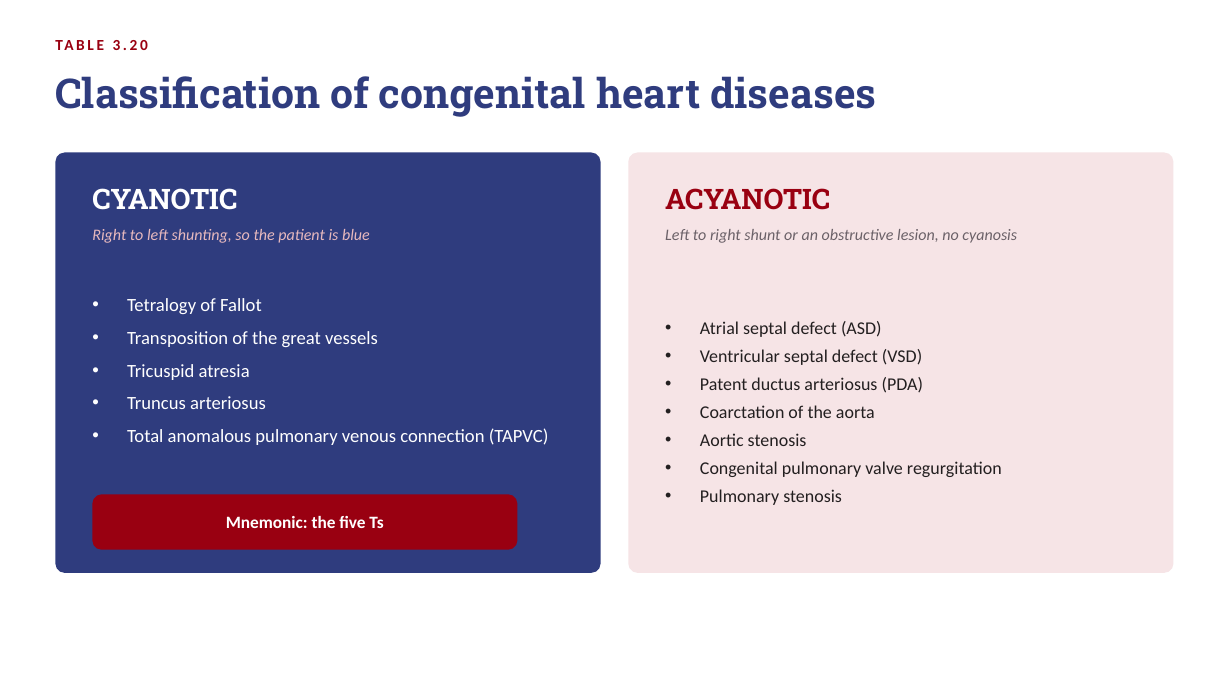
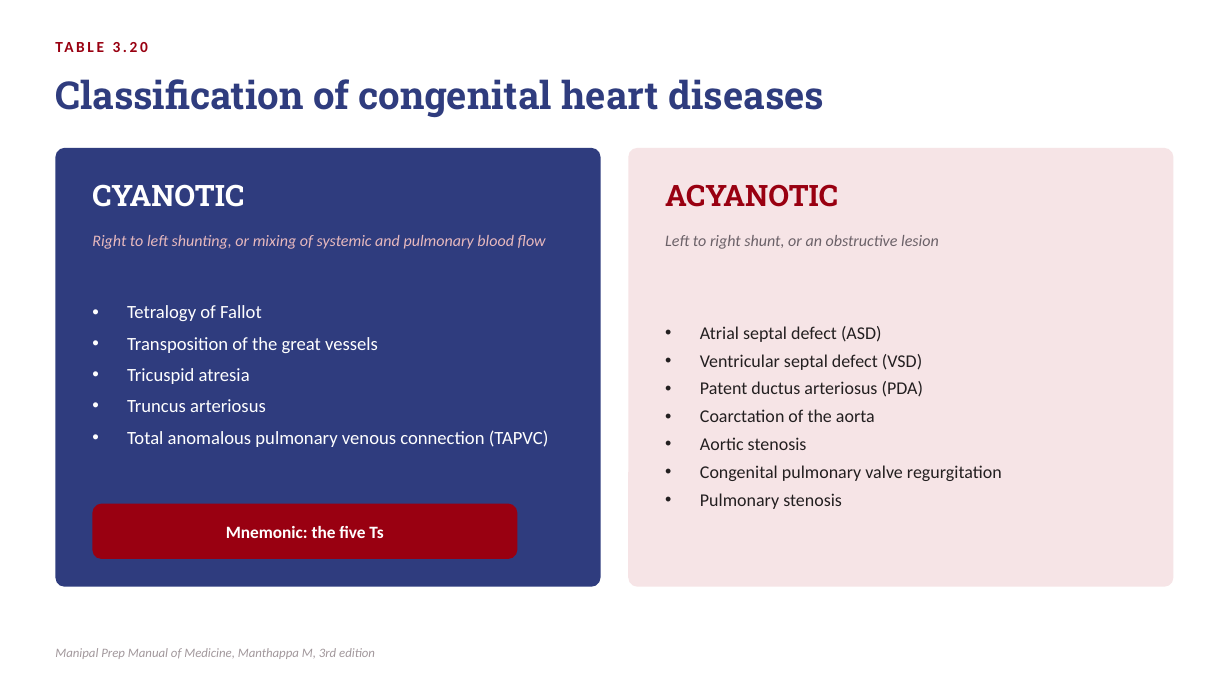
Before and after one commit to highhsenberg/highhsenberg, a slide deck: slide 6 of deck/Congenital-Heart-Disease-in-Adults.pptx (slide 7 before the commit). Drawn at 1232x693 pixels with LibreOffice and Linux fonts; fonts in the diff are those of the drawing. Boxes give left, top, right and bottom in pixels: in the first picture for what was removed or moved away, otherwise in the second. Text is boxed around its words. In the diff, an @@ line names an element or a change of style, - is before the commit and + after.

```diff
--- a/deck/Congenital-Heart-Disease-in-Adults.pptx
+++ b/deck/Congenital-Heart-Disease-in-Adults.pptx
@@ text "Classification of congenital heart diseases" at bbox=[55, 79, 825, 118]: size 32 to 30 pt @@
@@ rounded rectangle: place and size @@
-rounded rectangle at bbox=[55, 152, 601, 573]
+rounded rectangle at bbox=[55, 148, 601, 587]
@@ rounded rectangle at bbox=[55, 148, 601, 587]: proportions changed @@
@@ rounded rectangle at bbox=[628, 148, 1174, 587]: proportions changed @@
@@ rounded rectangle: place and size @@
-rounded rectangle at bbox=[628, 152, 1174, 573]
+rounded rectangle at bbox=[628, 148, 1174, 587]
@@ text "CYANOTIC" at bbox=[92, 184, 244, 207]: size 22 to 23 pt @@
@@ text "ACYANOTIC" at bbox=[665, 184, 838, 207]: size 22 to 23 pt @@
@@ text at bbox=[92, 235, 546, 249]: text changed @@
-Right to left shunting, so the patient is blue
+Right to left shunting, or mixing of systemic and pulmonary blood flow
@@ text at bbox=[665, 235, 939, 249]: text changed @@
-Left to right shunt or an obstructive lesion, no cyanosis
+Left to right shunt, or an obstructive lesion
@@ text "Tetralogy of Fallot": place and size @@
-text "Tetralogy of Fallot" at bbox=[127, 298, 549, 445]
+text "Tetralogy of Fallot" at bbox=[127, 305, 549, 447]
@@ text "Tetralogy of Fallot" at bbox=[127, 305, 549, 447]: less space between paragraphs @@
@@ text "Atrial septal defect (ASD)": place and size @@
-text "Atrial septal defect (ASD)" at bbox=[700, 321, 1002, 505]
+text "Atrial septal defect (ASD)" at bbox=[700, 326, 1002, 509]
@@ text "Mnemonic: the five Ts": place and size @@
-text "Mnemonic: the five Ts" at bbox=[226, 516, 383, 528]
+text "Mnemonic: the five Ts" at bbox=[226, 526, 383, 538]
@@ rounded rectangle: place and size @@
-rounded rectangle at bbox=[92, 494, 518, 550]
+rounded rectangle at bbox=[92, 504, 518, 559]
@@ text added at bbox=[55, 648, 375, 659], 10 pt, text #A2989C, italic @@
+Manipal Prep Manual of Medicine, Manthappa M, 3rd edition
```
Also in this commit, not shown: 4 other slides changed, 3 slides added, 5 slides removed, 1 other file.
